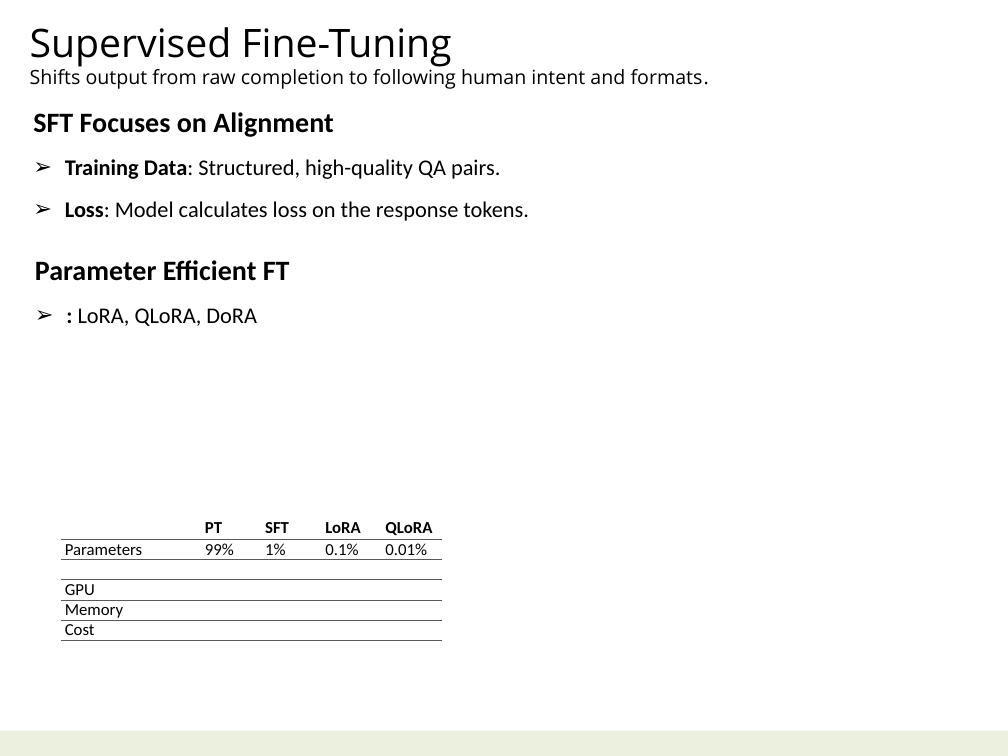
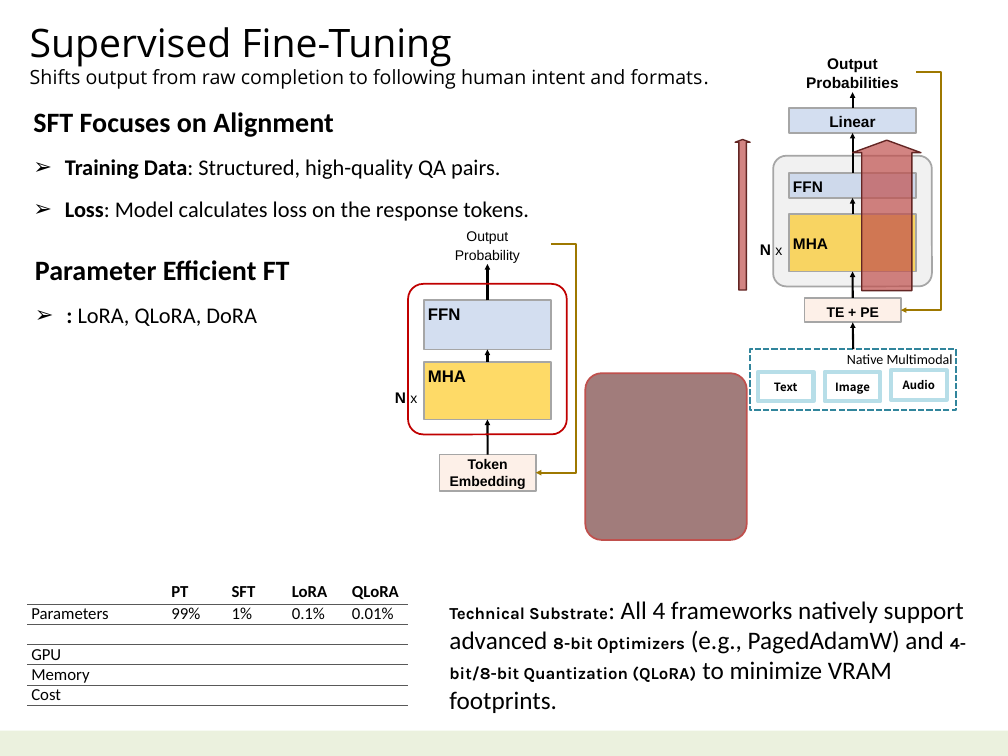
Before and after one commit to navibator/crazy-ai, a slide deck: slide 11 of ai-gemma.pptx (slide 12 before the commit). Drawn at 1008x756 pixels with LibreOffice and Linux fonts; fonts in the diff are those of the drawing. Boxes give left, top, right and bottom in pixels: in the first picture for what was removed or moved away, otherwise in the second. Text is boxed around its words. In the diff, an @@ line names an element or a change of style, - is before the commit and + after.

```diff
--- a/ai-gemma.pptx
+++ b/ai-gemma.pptx
@@ down arrow added at (735, 139, 750, 289), fill #C0504D at 70% opacity, outline #632523 1 pt @@
@@ down arrow added at (853, 140, 921, 290), fill #C0504D at 70% opacity, outline #632523 1 pt @@
@@ text added at (455, 231, 520, 263), 10 pt, text #000000 @@
+Output
+Probability
@@ arrow added from (488, 300) to (488, 264), #000000 1.5 pt @@
@@ elbow arrow added from (551, 244) to (535, 473), #9E7800 1.5 pt @@
@@ rounded rectangle added at (408, 284, 566, 434), outline #C00000 1.25 pt @@
@@ rectangle added at (424, 300, 551, 350), fill #B7C9E7 at 60% opacity, outline #A6A6A6 1.25 pt, 12 pt, text #000000, bold @@
+FFN
@@ group added at (750, 58, 957, 409): 8 rectangles, 5 arrows, 2 texts, 1 rounded rectangle, 1 elbow arrow @@
+TE + PE
+FFN
+MHA
+Linear
+Output
+Probabilities
+N x
+Native Multimodal
+Text
+Image
+Audio
@@ arrow added from (488, 362) to (488, 350), #000000 1.5 pt @@
@@ rectangle added at (424, 362, 551, 419), fill #FEC203 at 60% opacity, outline #A6A6A6 1.25 pt, 12 pt, text #000000, bold @@
+MHA
@@ rounded rectangle added at (586, 373, 747, 539), fill #632523 at 60% opacity, outline #C0504D 1.25 pt @@
@@ text added at (395, 392, 417, 403), 11 pt, text #000000, bold @@
+N x
@@ arrow added from (488, 455) to (488, 419), #000000 1.5 pt @@
@@ rectangle added at (439, 455, 535, 491), fill #FDE7DA at 60% opacity, outline #A6A6A6 1.25 pt, 10 pt, text #000000, bold @@
+Token
+Embedding
@@ table: place and size @@
-table at (60, 516, 443, 640)
+table at (27, 581, 409, 705)
@@ text added at (449, 601, 966, 682), 18 pt, text #000000 @@
+Technical Substrate: All 4 frameworks natively support advanced 8-bit Optimizers (e.g., PagedAdamW) and 4-bit/8-bit Quantization (QLoRA) to minimize VRAM footprints.
```
Also in this commit, not shown: 8 other slides changed.
